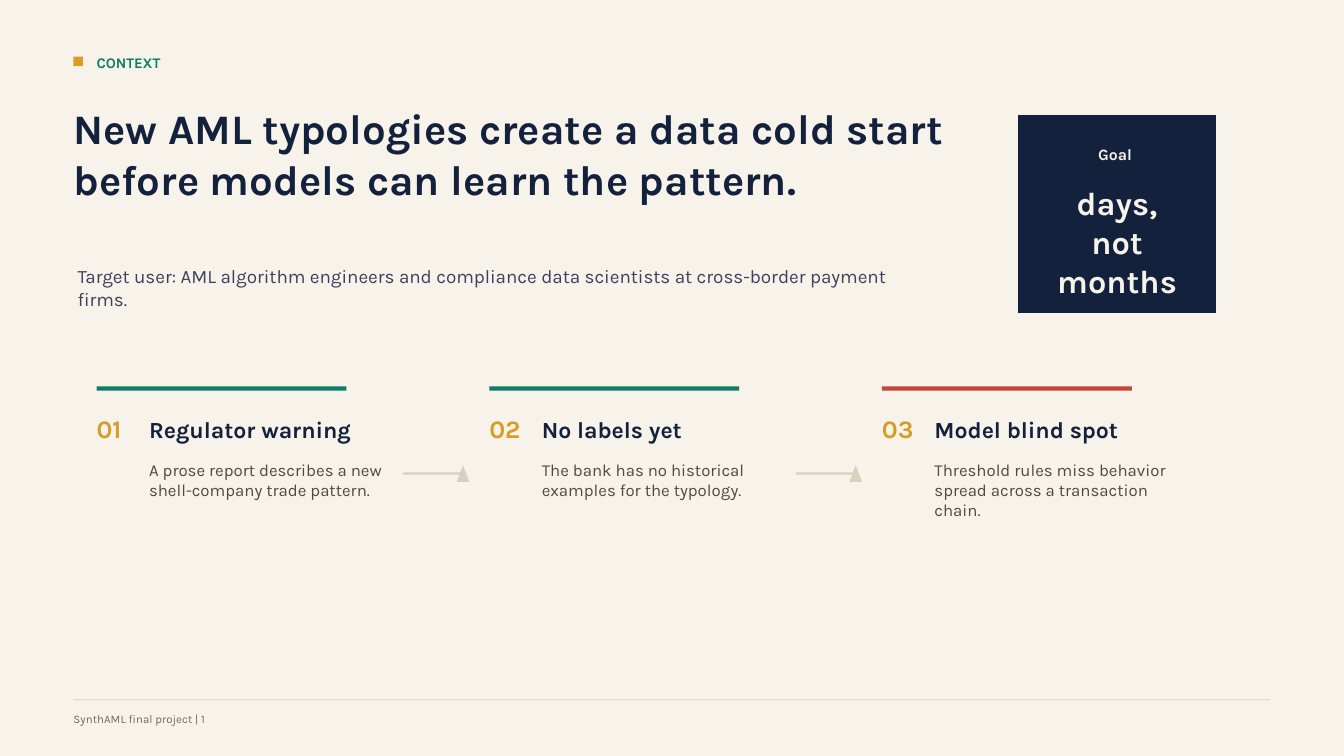
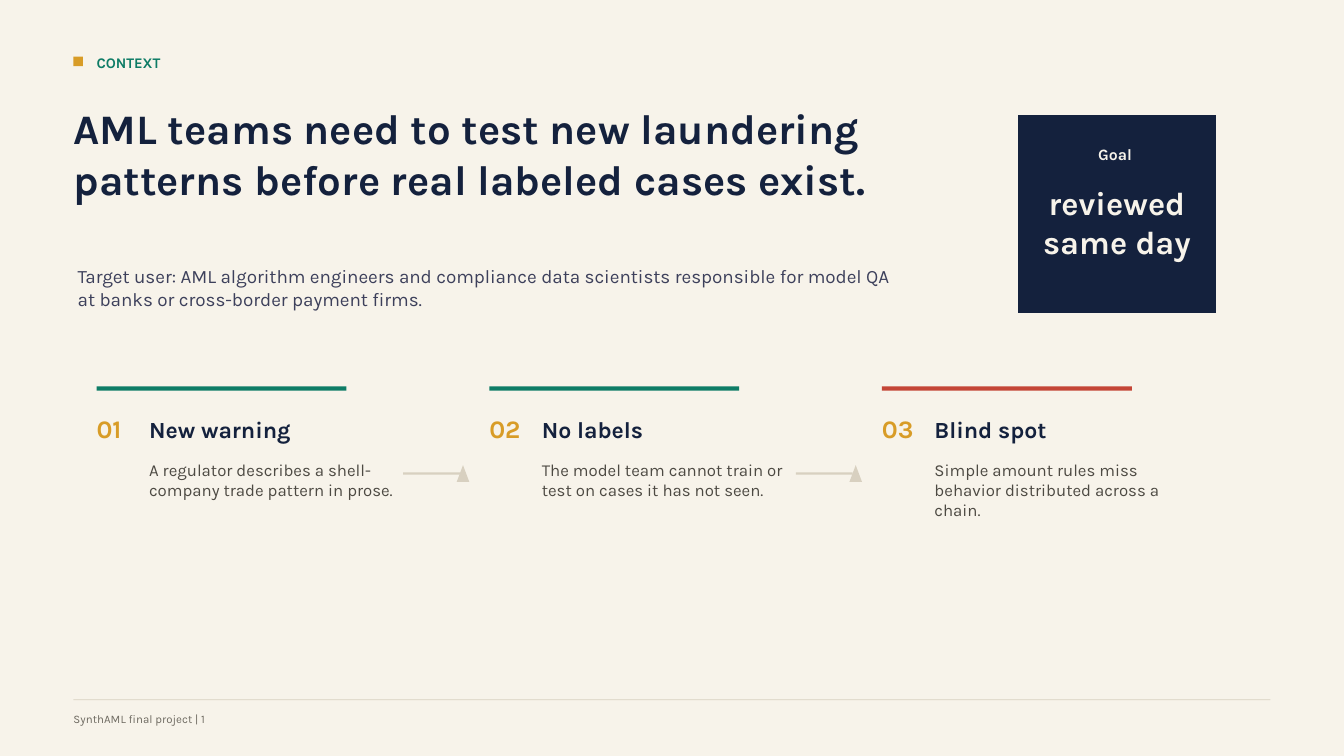
Before and after one commit to yq688m3JT/genAI_final, a slide deck: slide 2 of docs/synthaml-final-presentation.pptx. Drawn at 1344x756 pixels with LibreOffice and Linux fonts; fonts in the diff are those of the drawing. Boxes give left, top, right and bottom in pixels: in the first picture for what was removed or moved away, otherwise in the second. Text is boxed around its words. In the diff, an @@ line names an element or a change of style, - is before the commit and + after.

```diff
--- a/docs/synthaml-final-presentation.pptx
+++ b/docs/synthaml-final-presentation.pptx
@@ text at <box>73,114,865,205</box>: text changed @@
-New AML typologies create a data cold start before models can learn the pattern.
+AML teams need to test new laundering patterns before real labeled cases exist.
@@ text at <box>1043,192,1191,262</box>: text changed @@
-days,
-not months
+reviewed
+same day
@@ text at <box>78,270,889,311</box>: text changed @@
-Target user: AML algorithm engineers and compliance data scientists at cross-border payment firms.
+Target user: AML algorithm engineers and compliance data scientists responsible for model QA at banks or cross-border payment firms.
@@ text at <box>149,421,291,444</box>: text changed @@
-Regulator warning
+New warning
@@ text at <box>542,422,643,439</box>: text changed @@
-No labels yet
+No labels
@@ text at <box>934,421,1046,444</box>: text changed @@
-Model blind spot
+Blind spot
@@ text at <box>149,464,392,500</box>: text changed @@
-A prose report describes a new shell-company trade pattern.
+A regulator describes a shell-company trade pattern in prose.
@@ text at <box>542,464,782,496</box>: text changed @@
-The bank has no historical examples for the typology.
+The model team cannot train or test on cases it has not seen.
@@ text at <box>934,464,1159,516</box>: text changed @@
-Threshold rules miss behavior spread across a transaction chain.
+Simple amount rules miss behavior distributed across a chain.
```
Also in this commit, not shown: 4 other slides changed, 2 slides added, 2 slides removed, 2 other files.
